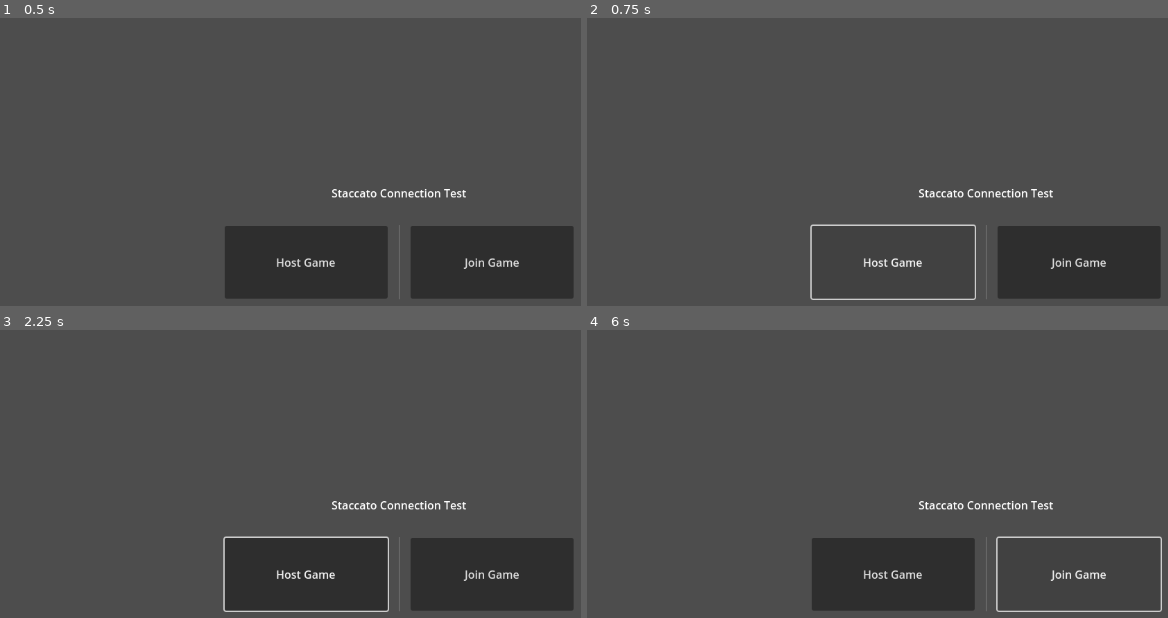
Above: before the commit, frames 1-4 (two rows, left to right).
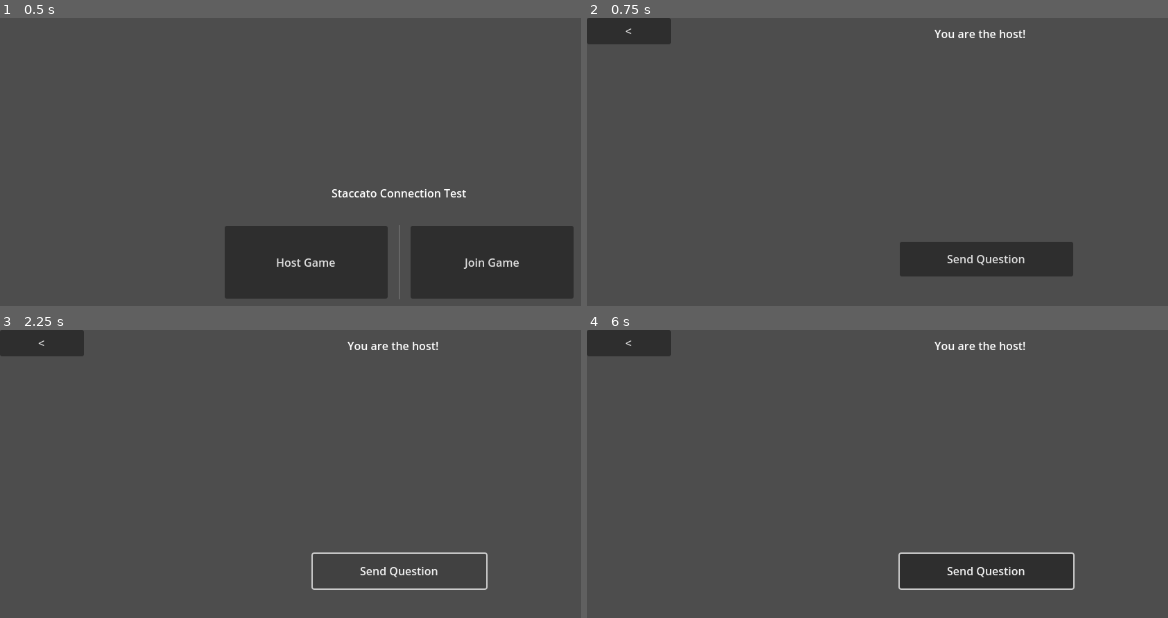
Above: after the commit, the same moments.

Repository: Weakmeak/Staccato
Game: Godot game, scene res://Menu.tscn
The game is run twice, just before and just after one commit, with the same random seed, the same clock (stepped at 60 frames per second) and the same inputs.
Inputs (mouse positions are in pixels of both pictures, inside the frame that each line leads up to):
- Up to frame 1 (0.5 s): no input
- Up to frame 2 (0.75 s): click "Host Game" at 0.5 s
- Up to frame 3 (2.25 s): click (40, 344) at 1.25 s, where only the run after the commit has a clickable "<"; click (400, 571) at 2 s, where only the run after the commit has a clickable "Send Question"
- Up to frame 4 (6 s): click (627, 344) at 2.75 s, where only the run after the commit has a clickable "<"; click (987, 571) at 3.5 s, where only the run after the commit has a clickable "Send Question"; click (627, 344) at 4.25 s, where only the run after the commit has a clickable "<"; click (987, 571) at 5 s, where only the run after the commit has a clickable "Send Question"; click (1080, 574) at 5.75 s, where only the run before the commit has a clickable "Join Game"

Frame 1 is identical in both runs. In frame 2, 8.6% of the frame differs, in the area x 0-99%, y 0-98%; in frame 3, 14%; in frame 4, 8.9%.

Commit message:
Basic Menu functionality started

Diff:
--- a/HostScrn.tscn
+++ b/HostScrn.tscn
@@ -2,7 +2,7 @@
 
 [sub_resource type="Theme" id="Theme_14lo8"]
 
-[node name="Control" type="Control"]
+[node name="HostScreen" type="Control"]
 layout_mode = 3
 anchors_preset = 15
 anchor_right = 1.0
@@ -11,11 +11,13 @@
 grow_vertical = 2
 
 [node name="Back" type="Button" parent="."]
+layout_mode = 0
 offset_right = 121.0
 offset_bottom = 38.0
 text = "<"
 
 [node name="Header" type="CenterContainer" parent="."]
+layout_mode = 0
 offset_right = 1152.0
 offset_bottom = 48.0
 
@@ -27,6 +29,7 @@
 scroll_active = false
 
 [node name="CenterContainer" type="CenterContainer" parent="."]
+layout_mode = 0
 offset_top = 48.0
 offset_right = 1152.0
 offset_bottom = 648.0
--- /dev/null
+++ b/MainMenu.gd
@@ -0,0 +1,21 @@
+extends Control
+
+
+# Called when the node enters the scene tree for the first time.
+func _ready() -> void:
+	pass # Replace with function body.
+
+
+# Called every frame. 'delta' is the elapsed time since the previous frame.
+func _process(delta: float) -> void:
+	pass
+
+
+func _on_host_button_down() -> void:
+	$HostScreen.show()
+	$CenterContainer.hide()
+
+
+func _on_join_button_down() -> void:
+	$PlayerScreen.show()
+	$CenterContainer.hide()
--- a/Menu.tscn
+++ b/Menu.tscn
@@ -1,8 +1,13 @@
-[gd_scene format=3 uid="uid://0ghvbhb5c3ho"]
+[gd_scene load_steps=4 format=3 uid="uid://0ghvbhb5c3ho"]
+
+[ext_resource type="Script" path="res://MainMenu.gd" id="1_u6nry"]
+[ext_resource type="PackedScene" uid="uid://b1q1jjmievcto" path="res://HostScrn.tscn" id="2_8ieja"]
+[ext_resource type="PackedScene" uid="uid://bp5ph3x8410a3" path="res://PlayerScrn.tscn" id="3_xjuff"]
 
 [node name="Main Menu" type="Control"]
 layout_mode = 3
 anchors_preset = 0
+script = ExtResource("1_u6nry")
 
 [node name="CenterContainer" type="CenterContainer" parent="."]
 layout_mode = 0
@@ -39,3 +44,14 @@
 custom_minimum_size = Vector2(235, 105)
 layout_mode = 2
 text = "Join Game"
+
+[node name="HostScreen" parent="." instance=ExtResource("2_8ieja")]
+visible = false
+layout_mode = 1
+
+[node name="PlayerScreen" parent="." instance=ExtResource("3_xjuff")]
+visible = false
+layout_mode = 1
+
+[connection signal="button_down" from="CenterContainer/VBoxContainer/HBoxContainer/HostButton" to="." method="_on_host_button_down"]
+[connection signal="button_down" from="CenterContainer/VBoxContainer/HBoxContainer/JoinButton" to="." method="_on_join_button_down"]
--- a/PlayerScrn.tscn
+++ b/PlayerScrn.tscn
@@ -11,11 +11,13 @@
 grow_vertical = 2
 
 [node name="Back" type="Button" parent="."]
+layout_mode = 0
 offset_right = 121.0
 offset_bottom = 38.0
 text = "<"
 
 [node name="CenterContainer2" type="CenterContainer" parent="."]
+layout_mode = 0
 offset_right = 1152.0
 offset_bottom = 48.0
 
Not shown, added: Staccato.csproj
Not shown, added: Staccato.sln
